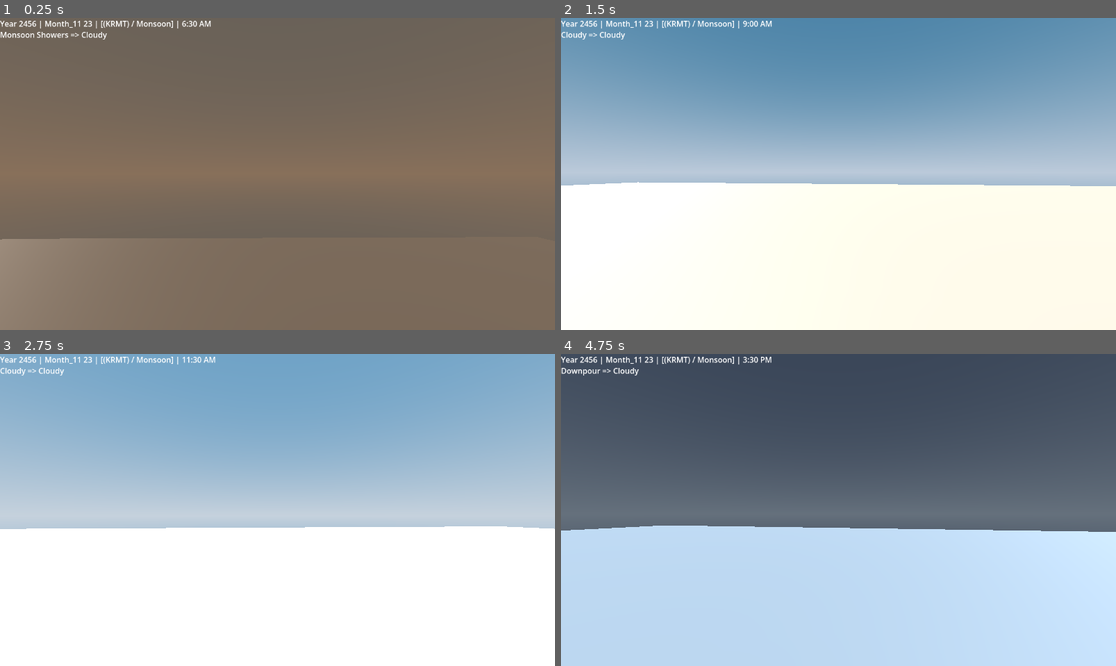
Above: before the commit, frames 1-4 (two rows, left to right).
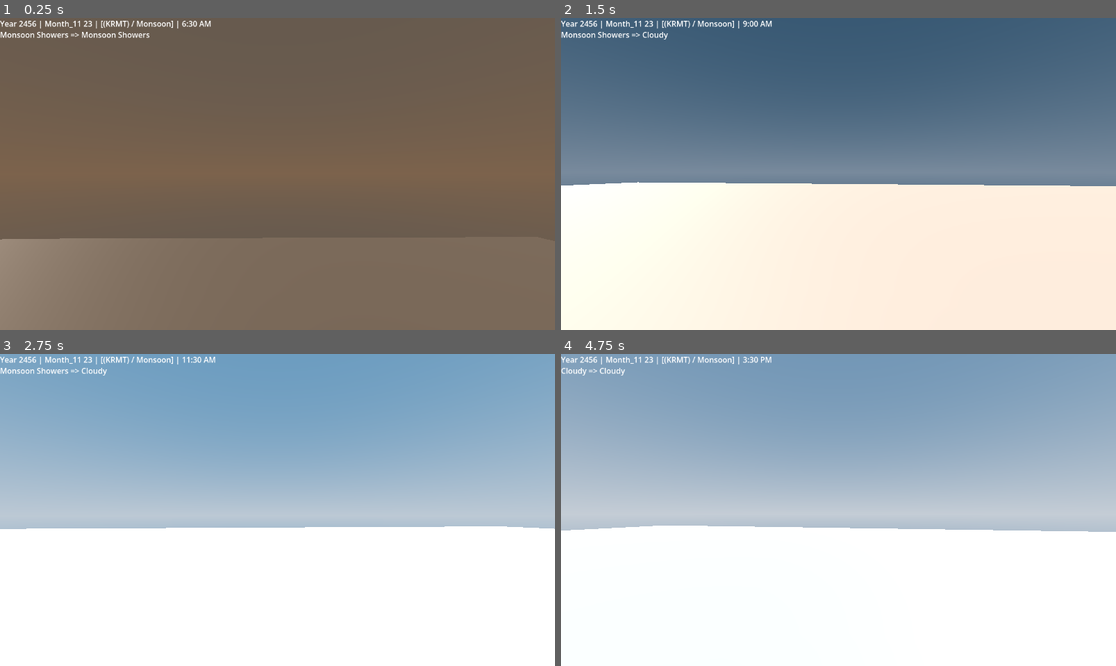
Above: after the commit, the same moments.

Repository: berukyilma111-svg/Low_Open_World
Game: Godot game, scene res://level.tscn
The game is run twice, just before and just after one commit, with the same random seed, the same clock (stepped at 60 frames per second) and the same inputs. The project has no main scene, so this scene is started directly.
Inputs (mouse positions are in pixels of both pictures, inside the frame that each line leads up to):
- Up to frame 1 (0.25 s): no input
- Up to frame 2 (1.5 s): move the mouse to (866, 174) at 0.52 s; hold Shift (PaceUp) from 0.53 s (still down); tap Space (Jump) at 0.77 s; move the mouse to (810, 174) at 1.27 s
- Up to frame 3 (2.75 s): keep holding Shift (PaceUp); tap Space (Jump) at 1.52 s; move the mouse to (288, 503) at 2.02 s
- Up to frame 4 (4.75 s): keep holding Shift (PaceUp); tap Enter at 2.75 s; move the mouse to (832, 516) at 2.77 s; tap Space (Jump) at 3.02, 3.77, 4.52 s; move the mouse to (877, 513) at 3.52 s; move the mouse to (794, 506) at 4.27 s

The runs differ from the first frame. In frame 1, 0.1% of the frame differs, in the area x 14-27%, y 4-7%; in frame 2, 53%; in frame 3, 0.2%; in frame 4, 100%, in the area x 0-100%, y 0-100%.

Commit message:
Make weather follow realistic sequences
Each 3-hour period now picks from what the current weather can turn into
(FOLLOWERS), limited to the season's pool, instead of picking every period
independently. The chain carries on overnight and uses a randomised
generator, so each playthrough differs. Only the first period of a game
is picked from the pool. After a season change the weather winds down
through its usual followers until it reaches the new season's weather.
Morning Fog and Heat Wave now need their whole 3-hour period to fit their
hours. Removes the chance_override field.

Co-Authored-By: Claude Opus 5.5 <noreply@anthropic.com>
Claude-Session: https://claude.ai/code/session_01VrNHH5CVHxY5GmuhFF4bMp

Diff:
--- a/world-test-low/Sky_System/weather_data.gd
+++ b/world-test-low/Sky_System/weather_data.gd
@@ -1,15 +1,16 @@
 class_name WeatherData
 extends Node
-## Step 3 of 4. The season unlocks a pool of weather. At the start of every 3-hour weather period
-## it picks the weather for now and for the next period from that pool, then hands both to
-## Weather Conditions.
+## Step 3 of 4. Weather as a chain: each 3-hour weather period's weather is picked from what the
+## current weather can realistically turn into (FOLLOWERS), limited to what the season allows.
+## Only the very first period is picked straight from the season's pool. The chain carries on
+## overnight, and picks are random, so every playthrough has different weather.
 
 enum Type { CLEAR, CLOUDY, DRIZZLE, MONSOON, HEAVYRAIN, HAIL, RESIDUAL_SHOWER, MORNING_FOG, HEAT_WAVE, DUST_STORM, DRY_LIGHTNING, CONVECTIVE_RAIN }
 
 # Fields of each entry in WEATHER_TYPES
 enum { NAME, CHANCE, EARLIEST_HOUR, LATEST_HOUR }
 
-# [name, chance of being picked, earliest hour, latest hour (-1 = any hour)]
+# [name, chance when picked from the pool, earliest hour, latest hour (-1 = any hour)]
 const WEATHER_TYPES = {
 	Type.CLEAR: ["Clear", 100, -1, -1],
 	Type.CLOUDY: ["Cloudy", 70, -1, -1],
@@ -33,42 +34,88 @@
 	Celestial.Season.KIREMT: [Type.CLOUDY, Type.MORNING_FOG, Type.MONSOON, Type.HEAVYRAIN, Type.HAIL],
 }
 
+# What each weather can turn into next, and how likely each is (weights within a row)
+const FOLLOWERS = {
+	Type.CLEAR: {Type.CLEAR: 50, Type.CLOUDY: 25, Type.HEAT_WAVE: 10, Type.MORNING_FOG: 8, Type.DUST_STORM: 7},
+	Type.CLOUDY: {Type.CLOUDY: 35, Type.CLEAR: 20, Type.DRIZZLE: 15, Type.MONSOON: 10, Type.CONVECTIVE_RAIN: 8, Type.MORNING_FOG: 7, Type.DRY_LIGHTNING: 5},
+	Type.MORNING_FOG: {Type.CLEAR: 50, Type.CLOUDY: 35, Type.DRIZZLE: 15},
+	Type.DRIZZLE: {Type.DRIZZLE: 35, Type.CLOUDY: 30, Type.RESIDUAL_SHOWER: 20, Type.MONSOON: 15},
+	Type.MONSOON: {Type.MONSOON: 40, Type.HEAVYRAIN: 25, Type.RESIDUAL_SHOWER: 20, Type.CLOUDY: 15},
+	Type.HEAVYRAIN: {Type.MONSOON: 40, Type.RESIDUAL_SHOWER: 35, Type.HEAVYRAIN: 15, Type.HAIL: 10},
+	Type.HAIL: {Type.HEAVYRAIN: 45, Type.RESIDUAL_SHOWER: 35, Type.CLOUDY: 20},
+	Type.RESIDUAL_SHOWER: {Type.CLOUDY: 40, Type.DRIZZLE: 25, Type.CLEAR: 20, Type.MORNING_FOG: 15},
+	Type.CONVECTIVE_RAIN: {Type.HEAVYRAIN: 35, Type.RESIDUAL_SHOWER: 30, Type.CLOUDY: 20, Type.HAIL: 15},
+	Type.DRY_LIGHTNING: {Type.CLOUDY: 40, Type.CONVECTIVE_RAIN: 25, Type.CLEAR: 20, Type.DUST_STORM: 15},
+	Type.HEAT_WAVE: {Type.HEAT_WAVE: 40, Type.CLEAR: 40, Type.DUST_STORM: 15, Type.DRY_LIGHTNING: 5},
+	Type.DUST_STORM: {Type.CLEAR: 55, Type.DUST_STORM: 30, Type.CLOUDY: 15},
+}
+
 @export var conditions: WeatherConditions
 @export var debug_label: Label
-@export var chance_override := {}  # weather type -> chance, to replace the chance above
 
 var current_weather: int = Type.CLEAR
 var next_weather: int = Type.CLEAR
+var _has_started := false
+var _random := RandomNumberGenerator.new()
+
+func _ready() -> void:
+	_random.randomize()
 
 ## Called by Time when a new 3-hour weather period starts.
 func pick_weather_for_period(time: TimeScript) -> void:
 	var period_start_hour := time.hour - time.hour % TimeScript.WEATHER_PERIOD_HOURS
 	var next_period_hour := (period_start_hour + TimeScript.WEATHER_PERIOD_HOURS) % 24
-	# The period after 21:00 starts tomorrow. It is picked again for real when it arrives.
-	var next_period_day := time.day_of_year + (1 if next_period_hour == 0 else 0)
-	current_weather = _pick_from_season_pool(time.season, time.day_of_year, time.year, period_start_hour)
-	next_weather = _pick_from_season_pool(time.season, next_period_day, time.year, next_period_hour)
+	if not _has_started:
+		current_weather = _pick_from_season_pool(time.season, period_start_hour)
+		_has_started = true
+	elif _fits_hours(next_weather, period_start_hour):
+		current_weather = next_weather  # last period's forecast comes true
+	else:  # time jumped past the forecast's hours
+		current_weather = _pick_follower(current_weather, time.season, period_start_hour)
+	next_weather = _pick_follower(current_weather, time.season, next_period_hour)
 	if debug_label:
 		debug_label.text = "%s => %s" % [WEATHER_TYPES[current_weather][NAME], WEATHER_TYPES[next_weather][NAME]]
 	conditions.apply_weather(current_weather, next_weather)
 
-# The same date and hour always give the same weather, so nothing is remembered between periods.
-func _pick_from_season_pool(season: int, day_of_year: int, year: int, hour: int) -> int:
-	var allowed_types: Array = []
-	var total_chance := 0
+# Picks what `weather_type` turns into, preferring followers the season has. Right after a season
+# change there may be none: the weather then winds down through its usual followers (a downpour
+# eases into residual showers, then cloud) until the chain reaches the new season's weather.
+func _pick_follower(weather_type: int, season: int, period_start_hour: int) -> int:
+	var in_season := {}
+	var winding_down := {}
+	for follower in FOLLOWERS[weather_type]:
+		if _fits_hours(follower, period_start_hour):
+			winding_down[follower] = FOLLOWERS[weather_type][follower]
+			if follower in SEASON_WEATHER_POOLS[season]:
+				in_season[follower] = FOLLOWERS[weather_type][follower]
+	if not in_season.is_empty():
+		return _weighted_random_pick(in_season)
+	if not winding_down.is_empty():
+		return _weighted_random_pick(winding_down)
+	return _pick_from_season_pool(season, period_start_hour)
+
+func _pick_from_season_pool(season: int, period_start_hour: int) -> int:
+	var choices := {}
 	for weather_type in SEASON_WEATHER_POOLS[season]:
-		var info: Array = WEATHER_TYPES[weather_type]
-		var has_hour_limit: bool = info[EARLIEST_HOUR] >= 0
-		if has_hour_limit and (hour < info[EARLIEST_HOUR] or hour > info[LATEST_HOUR]):
-			continue
-		var chance := int(chance_override.get(weather_type, info[CHANCE]))
-		total_chance += chance
-		allowed_types.append([weather_type, chance])
-	if total_chance <= 0:
-		return Type.CLEAR
-	var pick := (day_of_year * 37 + hour * 17 + year * 13) % total_chance
-	for allowed in allowed_types:
-		pick -= allowed[1]
-		if pick < 0:
-			return allowed[0]
-	return Type.CLEAR
+		if _fits_hours(weather_type, period_start_hour):
+			choices[weather_type] = WEATHER_TYPES[weather_type][CHANCE]
+	return _weighted_random_pick(choices) if not choices.is_empty() else Type.CLEAR
+
+# Morning Fog and Heat Wave only happen at certain hours: the whole 3-hour period must fit.
+func _fits_hours(weather_type: int, period_start_hour: int) -> bool:
+	var info: Array = WEATHER_TYPES[weather_type]
+	if info[EARLIEST_HOUR] < 0:
+		return true
+	return period_start_hour >= info[EARLIEST_HOUR] and period_start_hour + TimeScript.WEATHER_PERIOD_HOURS <= info[LATEST_HOUR]
+
+# `choices` maps weather type -> weight; a weight of 30 is three times as likely as 10.
+func _weighted_random_pick(choices: Dictionary) -> int:
+	var total_weight := 0
+	for weight in choices.values():
+		total_weight += weight
+	var pick := _random.randi_range(1, total_weight)
+	for weather_type in choices:
+		pick -= choices[weather_type]
+		if pick <= 0:
+			return weather_type
+	return choices.keys()[0]
